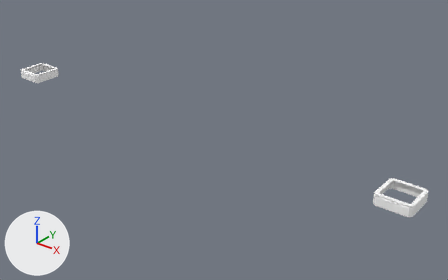
The OBJ model Games/GuruttoWorld/Assets/Models/GuidanceLab/City3A/Baked/Block-1-6.obj: old version first, new version second.
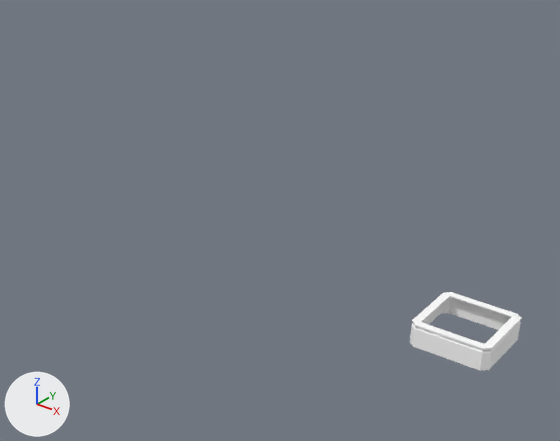
Each version appears first whole from a camera (50 mm lens) standing at (11.68, 32.41, 9.52) and looking at (1.13, 45.6, 1.34), and next in a close-up on the part from 38% to 100% of the width and 12% to 90% of the height. The axes (+X, +Y, +Z) are drawn at lower left. The lights are the same throughout. The older version's two pictures come first. Where no turn or scale is listed for an object, it has been applied to the vertices. Vertices at exactly the same position are counted once.

Names of what the first close-up shows: 'Block-1-6'.
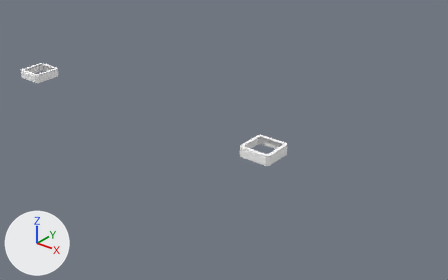
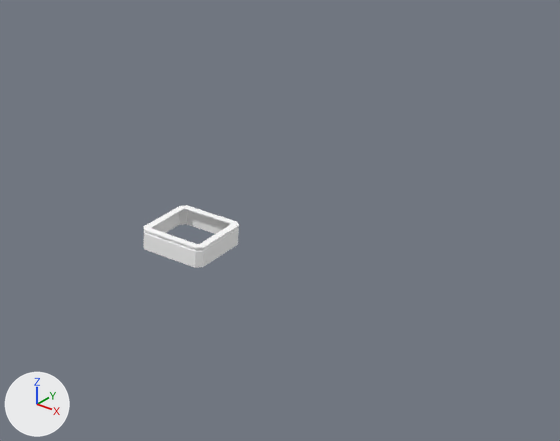
The newer file is also turned or shifted as a whole; pictures and numbers use the older file's frame.

Location of each change, [x1, y1, x2, y2] in pixels of the close-ups (560 x 441 px):
'Block-1-6', reshaped
    before: [410, 292, 521, 371]
    after: [143, 205, 239, 268]

What the commit changed:
me_block_1_6 is used by ob_block_1_6; location (0.0, 0.0, 0.0).
me_block_1_6 had 128 vertices, 224 faces and spanned x -7.5..7.5, y 44.5..45.5, z 1.68..1.98.
me_block_1_6 now has 128 vertices, 224 faces and spans x -7.5..3.5, y 44.5..45.5, z 1.68..1.98.
me_block_1_6 part 1: the loose piece of 64 vertices spanning x 6.5..7.5, y 44.5..45.5, z 1.68..1.98 is moved by (-4.0, 0.0, 0.0).
